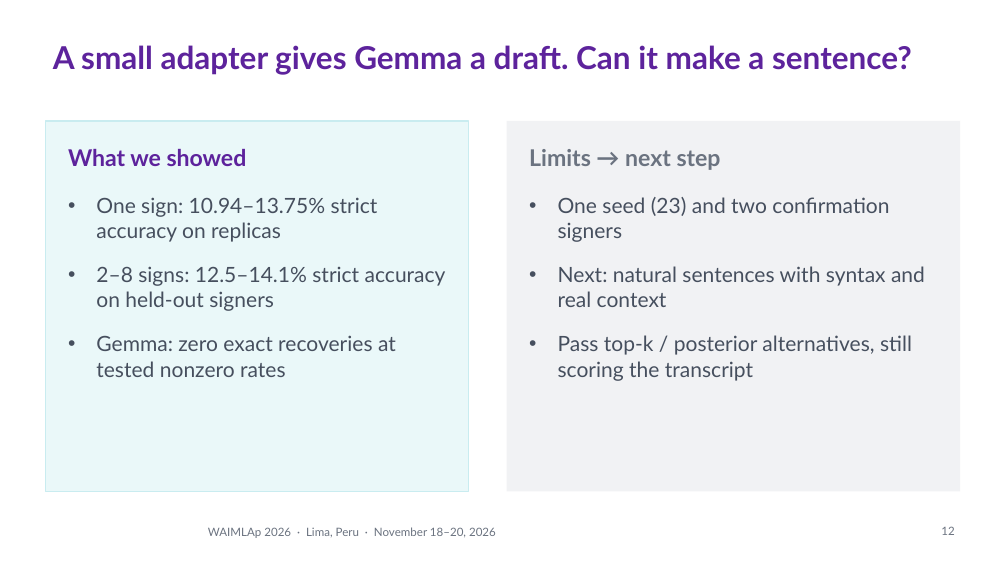
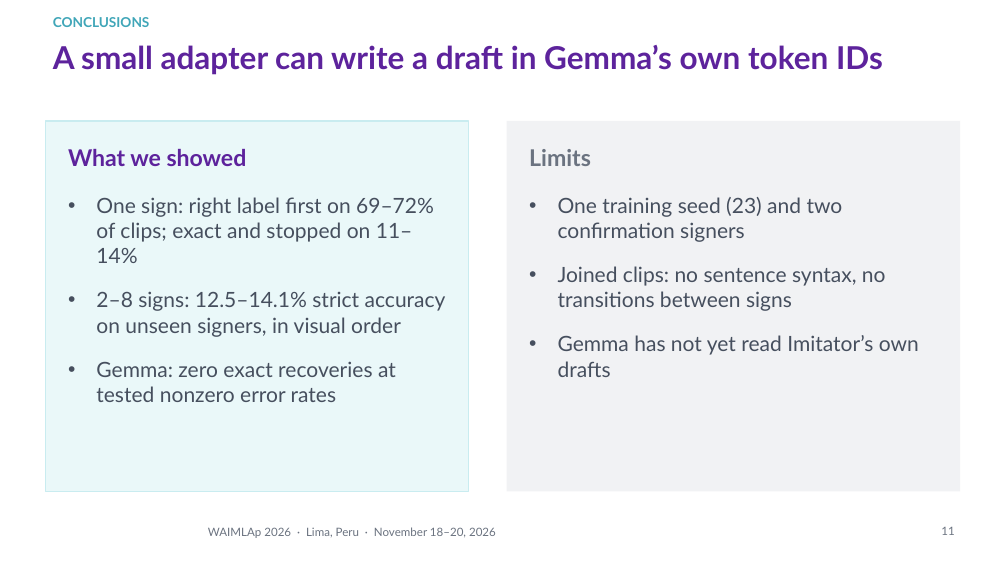
Before and after one commit to Percep3/Imitator, a slide deck: slide 11 of presentation/waimlap2026/imitator_waimlap2026.pptx (slide 12 before the commit). Drawn at 1008x567 pixels with LibreOffice and Linux fonts; fonts in the diff are those of the drawing; background and template pictures are left out. Boxes give left, top, right and bottom in pixels: in the first picture for what was removed or moved away, otherwise in the second. Text is boxed around its words. In the diff, an @@ line names an element or a change of style, - is before the commit and + after.

```diff
--- a/presentation/waimlap2026/imitator_waimlap2026.pptx
+++ b/presentation/waimlap2026/imitator_waimlap2026.pptx
@@ text added at <box>53,17,150,27</box>, 13 pt, text #40A6B8, bold @@
+CONCLUSIONS
@@ title at <box>53,45,883,75</box>: text changed @@
-A small adapter gives Gemma a draft. Can it make a sentence?
+A small adapter can write a draft in Gemma’s own token IDs
@@ text at <box>529,149,919,377</box>: text changed @@
-Limits → next step
-• One seed (23) and two confirmation signers
-• Next: natural sentences with syntax and real context
-• Pass top-k / posterior alternatives, still scoring the transcript
+Limits
+• One training seed (23) and two confirmation signers
+• Joined clips: no sentence syntax, no transitions between signs
+• Gemma has not yet read Imitator’s own drafts
@@ text at <box>96,197,446,402</box>: text changed @@
-• One sign: 10.94–13.75% strict accuracy on replicas
-• 2–8 signs: 12.5–14.1% strict accuracy on held-out signers
-• Gemma: zero exact recoveries at tested nonzero rates
+• One sign: right label first on 69–72% of clips; exact and stopped on 11–14%
+• 2–8 signs: 12.5–14.1% strict accuracy on unseen signers, in visual order
+• Gemma: zero exact recoveries at tested nonzero error rates
@@ page number at <box>941,527,954,535</box>: text changed @@
-12
+11
```
Also in this commit, not shown: 10 other slides changed, 1 slide added, 1 slide removed, 6 other files.
